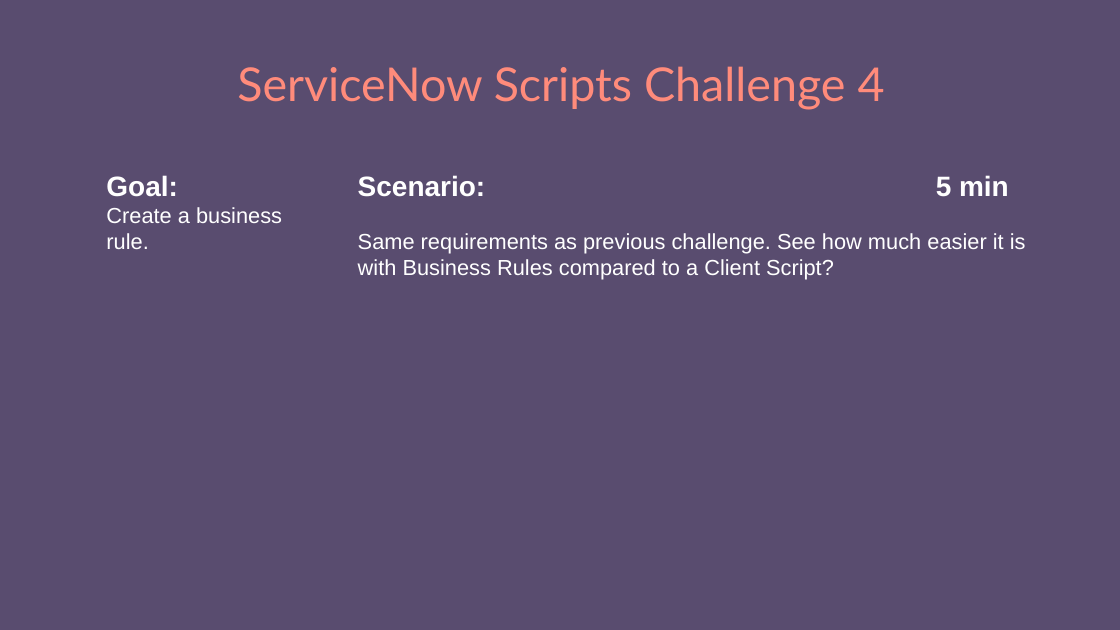
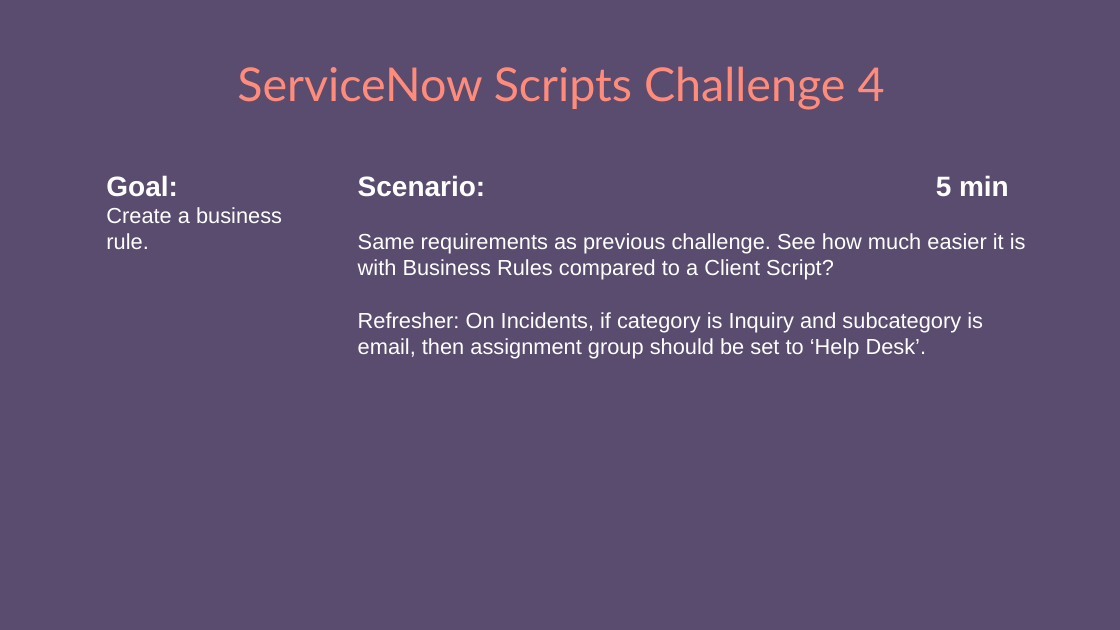
Before and after one commit to e-m-wilson/SNOW, a slide deck: slide 17 of Week_5/SNOW_Scripting.pptx. Drawn at 1120x630 pixels with LibreOffice and Linux fonts; fonts in the diff are those of the drawing. Boxes give left, top, right and bottom in pixels: in the first picture for what was removed or moved away, otherwise in the second. Text is boxed around its words. In the diff, an @@ line names an element or a change of style, - is before the commit and + after.

```diff
--- a/Week_5/SNOW_Scripting.pptx
+++ b/Week_5/SNOW_Scripting.pptx
@@ text at (x1=358, y1=312, x2=983, y2=359): paragraph added @@
+Refresher: On Incidents, if category is Inquiry and subcategory is email, then assignment group should be set to ‘Help Desk’.
```
Also in this commit, not shown: 1 other slide changed, 6 slides added, 4 other files.
